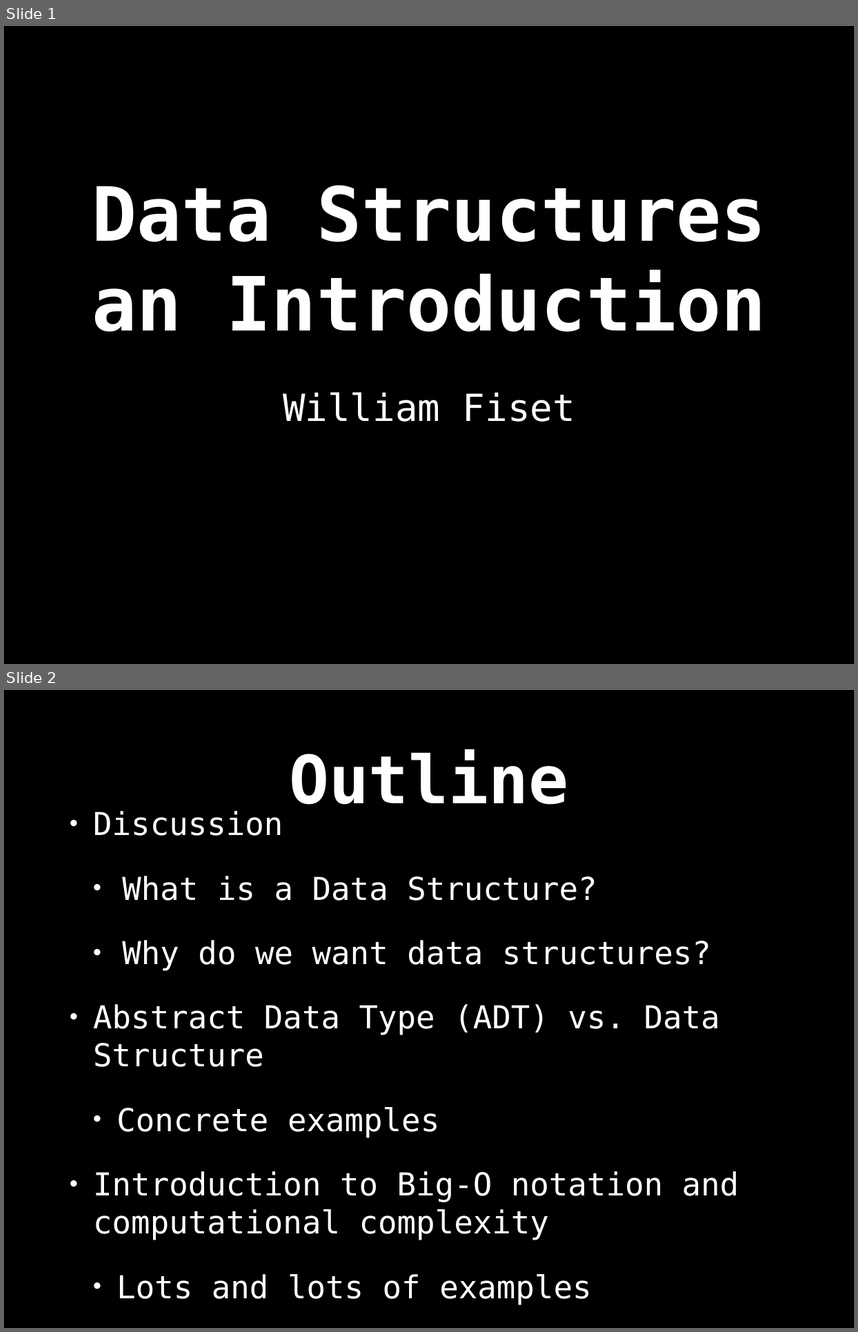
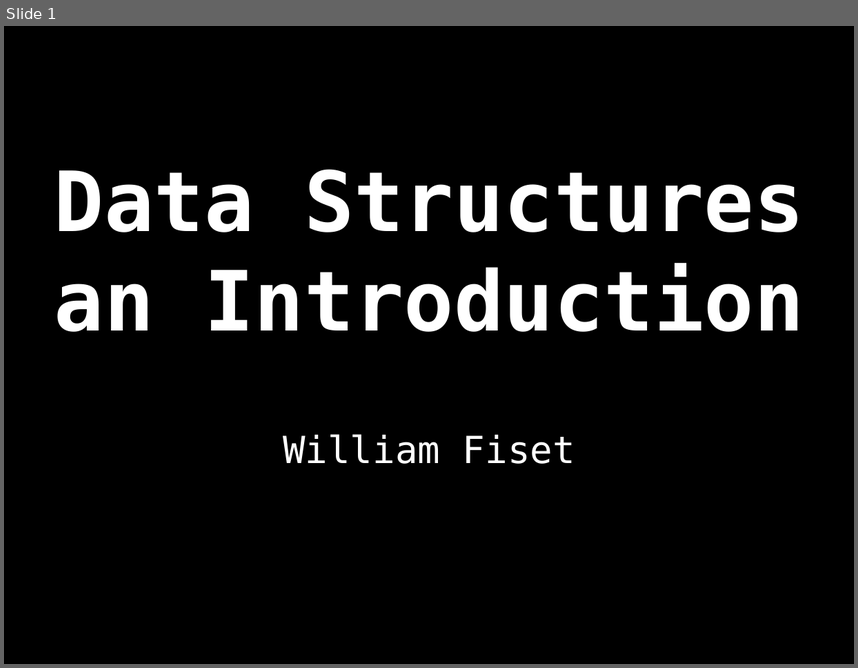
Before and after one commit to williamfiset/DEPRECATED-data-structures, a slide deck: Introduction/ds_intro_slides.pptx. Shown one above the other, each under a label of ours: slides 1 and 2 before the commit, slide 1 after it. The pictures are 858x1332 and 858x668 pixels, drawn with LibreOffice and Linux fonts; fonts in the diff are those of the drawing. Boxes give left, top, right and bottom in pixels: in the first picture for what was removed or moved away, otherwise in the second. Text is boxed around its words. In the diff, an @@ line names an element or a change of style, - is before the commit and + after.

Commit message:
intro

```diff
--- a/Introduction/ds_intro_slides.pptx
+++ b/Introduction/ds_intro_slides.pptx
@@ slide 2 removed at (4,690,854,1328), background #000000 @@
@@ title removed at (289,750,569,805) @@
-Outline
@@ text removed at (93,811,740,1305) @@
-• Discussion
-  • What is a Data Structure?
-  • Why do we want data structures?
-• Abstract Data Type (ADT) vs. Data Structure
-  • Concrete examples
-• Introduction to Big-O notation and computational complexity
-  • Lots and lots of examples
@@ slide 1 changed as well @@
@@ title "Data Structures an Introduction": place and size @@
-title "Data Structures an Introduction" at (92,185,766,332)
+title "Data Structures an Introduction" at (54,169,804,332)
@@ title "Data Structures an Introduction" at (54,169,804,332): size 90 to 100 pt @@
@@ subtitle "William Fiset": place and size @@
-subtitle "William Fiset" at (283,392,575,421)
+subtitle "William Fiset" at (283,434,575,463)
```
Also in this commit, not shown: 16 other slides changed, 4 slides added, 4 other slides removed, 2 other files.
